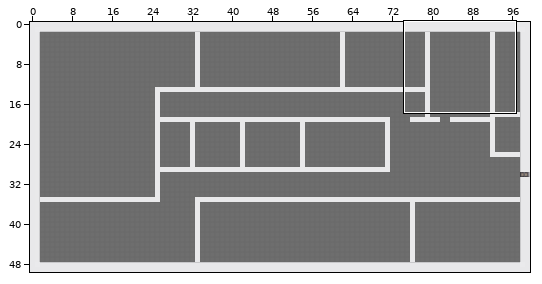
Two versions of a level (Tiled map (JSON), map/balticOffice.json). Above: a wide view before the commit, with the close-up outlined.
Close-up. Before:
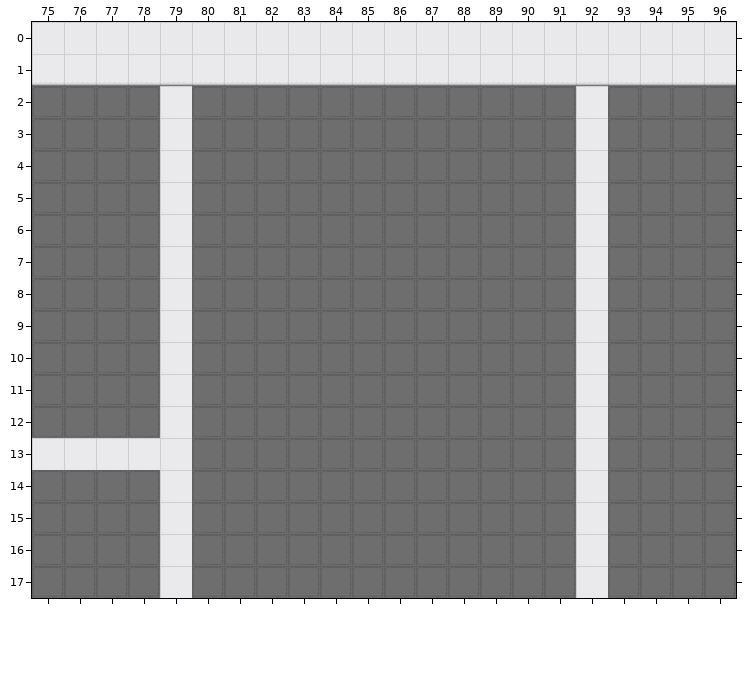
Cells are 32x32 px. Shown: x 75..96, y 0..17. The commit also changed other parts of the map, which this record leaves out. Not drawn, because the pictures are missing: unchanged layers "colliders", "exitBaltic", "startBaltic".
And afterwards:
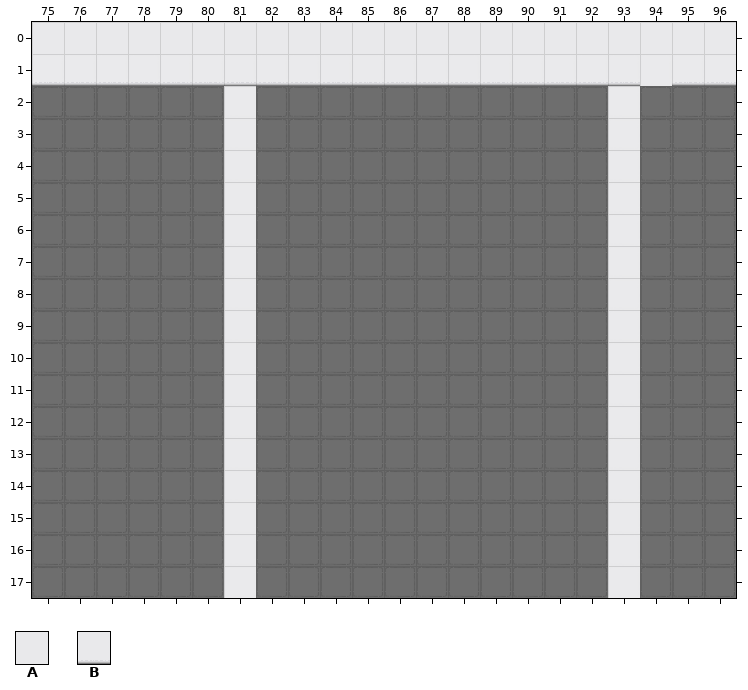
Key: from "cija_32x32_expansion for Pipoy": A 721, B 722 turned 90.
_ is an empty cell, . an unchanged one.
From old to new:
--- layer "bottomWall"
@@ x 75..94 @@
- 1 ...................B
- 2 ....A._..........A_.
- 3 ....A._..........A_.
- 4 ....A._..........A_.
- 5 ....A._..........A_.
- 6 ....A._..........A_.
- 7 ....A._..........A_.
- 8 ....A._..........A_.
- 9 ....A._..........A_.
-10 ....A._..........A_.
-11 ....A._..........A_.
-12 ....A._..........A_.
-13 AAAAA._..........A_.
-14 ....A._..........A_.
-15 ....A._..........A_.
-16 ....A._..........A_.
-17 ....A._..........A_.
+ 1 ...................A
+ 2 ...._.A.........._A.
+ 3 ...._.A.........._A.
+ 4 ...._.A.........._A.
+ 5 ...._.A.........._A.
+ 6 ...._.A.........._A.
+ 7 ...._.A.........._A.
+ 8 ...._.A.........._A.
+ 9 ...._.A.........._A.
+10 ...._.A.........._A.
+11 ...._.A.........._A.
+12 ...._.A.........._A.
+13 _____.A.........._A.
+14 ...._.A.........._A.
+15 ...._.A.........._A.
+16 ...._.A.........._A.
+17 ...._.A.........._A.
